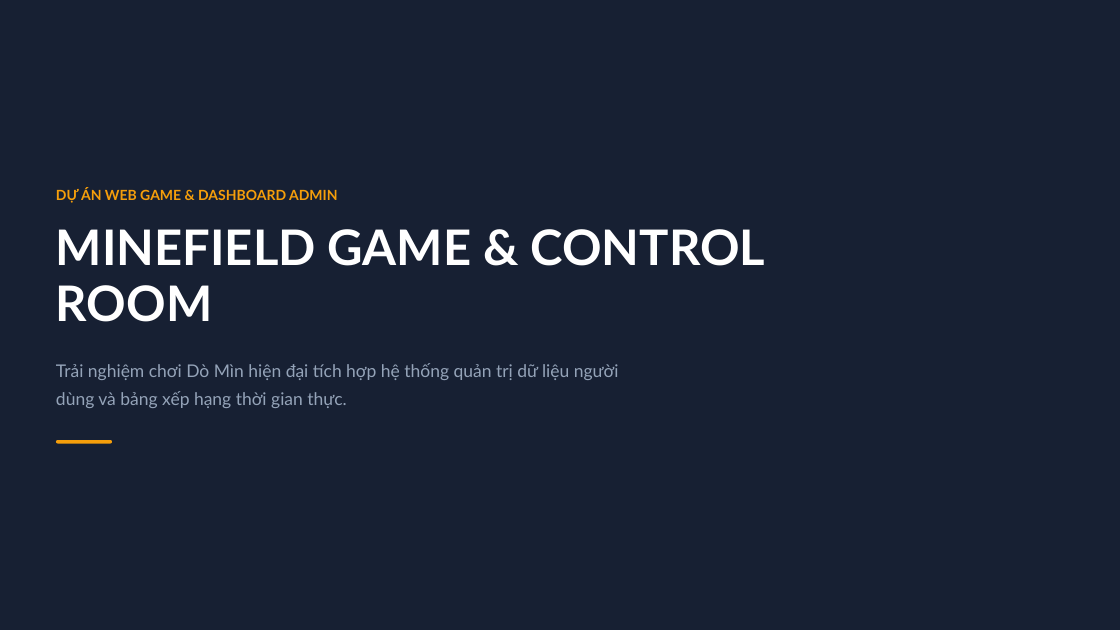
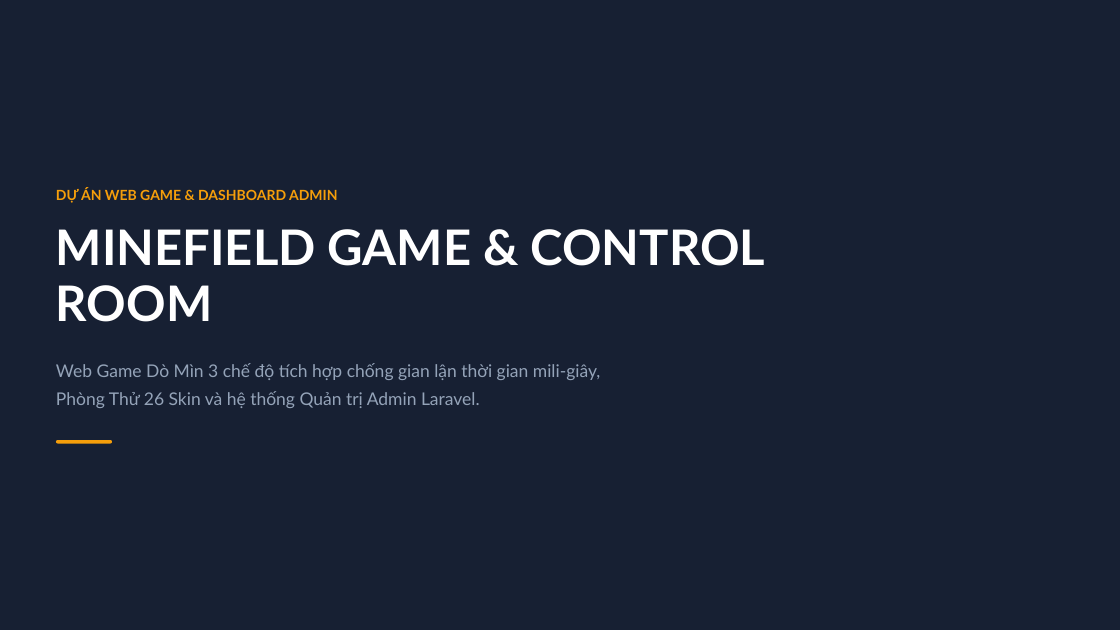
Before and after one commit to imaKea/prjMinesweeper, a slide deck: slide 1 of demo_minesweeper.pptx. Drawn at 1120x630 pixels with LibreOffice and Linux fonts; fonts in the diff are those of the drawing; background and template pictures are left out. Boxes give left, top, right and bottom in pixels: in the first picture for what was removed or moved away, otherwise in the second. Text is boxed around its words. In the diff, an @@ line names an element or a change of style, - is before the commit and + after.

```diff
--- a/demo_minesweeper.pptx
+++ b/demo_minesweeper.pptx
@@ text at (56, 363, 600, 408): text changed @@
-Trải nghiệm chơi Dò Mìn hiện đại tích hợp hệ thống quản trị dữ liệu người dùng và bảng xếp hạng thời gian thực.
+Web Game Dò Mìn 3 chế độ tích hợp chống gian lận thời gian mili-giây, Phòng Thử 26 Skin và hệ thống Quản trị Admin Laravel.
```
Also in this commit, not shown: 7 other slides changed, 1 other file.
